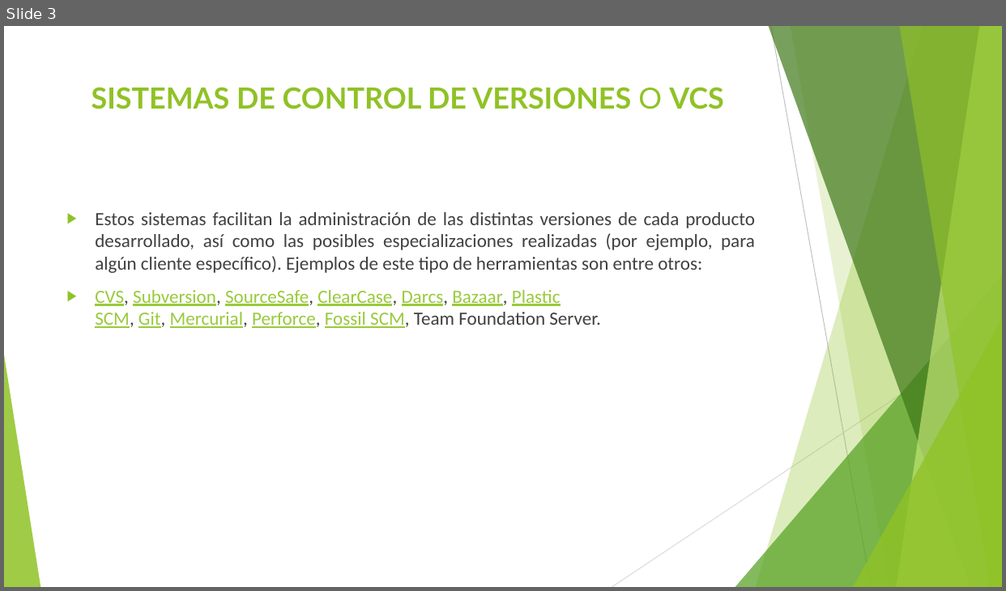
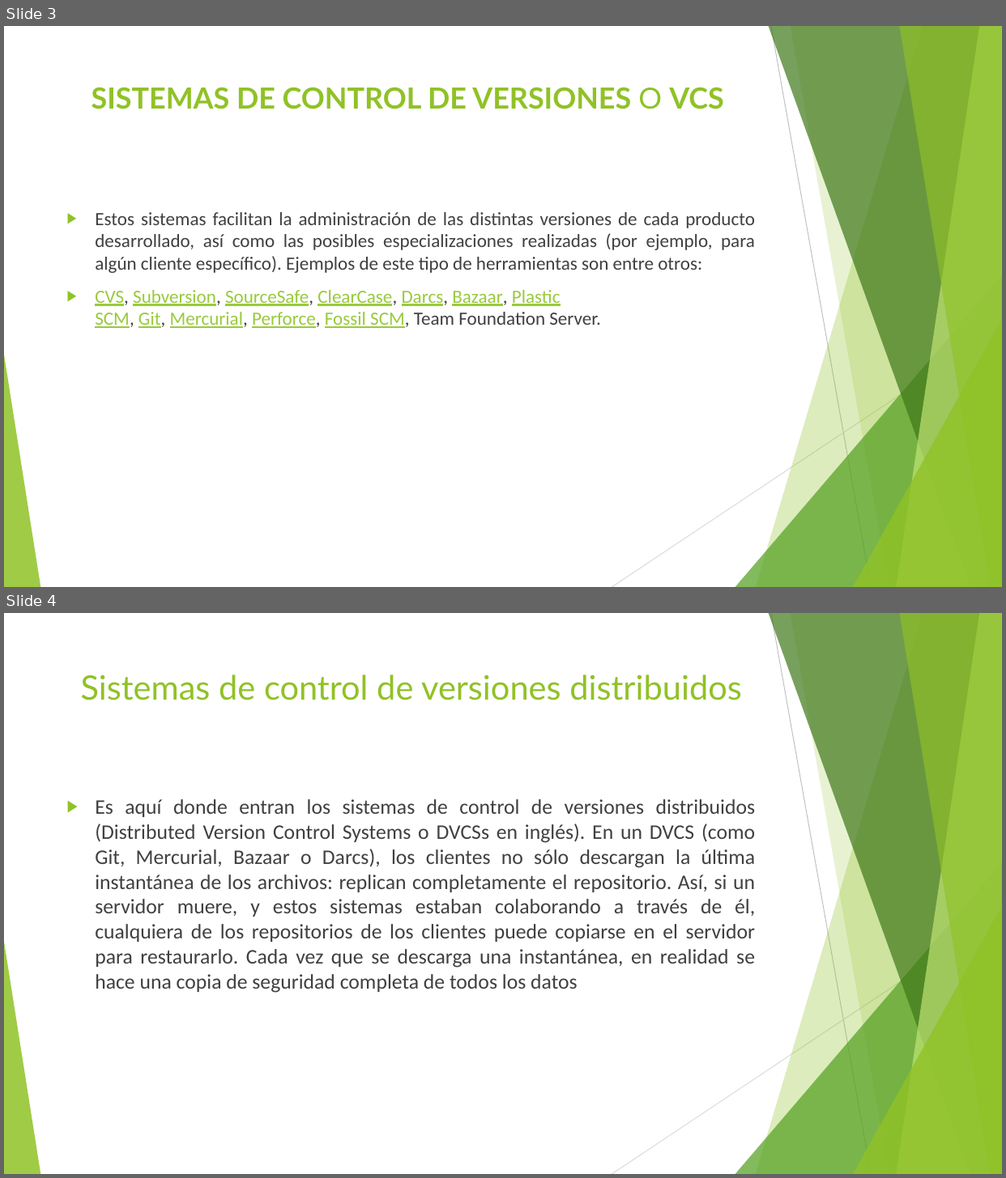
Before and after one commit to FoviUserNeto/FoviMx, a slide deck: CONTROL DE VERSIONES.pptx. Shown one above the other, each under a label of ours: slide 3 before the commit, slides 3 and 4 after it. The pictures are 1006x591 and 1006x1178 pixels, drawn with LibreOffice and Linux fonts; fonts in the diff are those of the drawing. Boxes give left, top, right and bottom in pixels: in the first picture for what was removed or moved away, otherwise in the second. Text is boxed around its words. In the diff, an @@ line names an element or a change of style, - is before the commit and + after.

Commit message:
CONTROL DE VERSIONES
21/05/2017

```diff
--- a/CONTROL DE VERSIONES.pptx
+++ b/CONTROL DE VERSIONES.pptx
@@ slide 4 added at [4, 613, 1002, 1174], background #FFFFFF; not listed: 10 template elements that a slide beside it also shows @@
@@ title added at [81, 675, 742, 700], 32.4 pt, text #90C226 @@
+Sistemas de control de versiones distribuidos
@@ text added at [95, 799, 756, 993], 20 pt, text #404040 @@
+▶ Es aquí donde entran los sistemas de control de versiones distribuidos (Distributed Version Control Systems o DVCSs en inglés). En un DVCS (como Git, Mercurial, Bazaar o Darcs), los clientes no sólo descargan la última instantánea de los archivos: replican completamente el repositorio. Así, si un servidor muere, y estos sistemas estaban colaborando a través de él, cualquiera de los repositorios de los clientes puede copiarse en el servidor para restaurarlo. Cada vez que se descarga una instantánea, en realidad se hace una copia de seguridad completa de todos los datos
```
Also in this commit, not shown: 1 slide removed.
